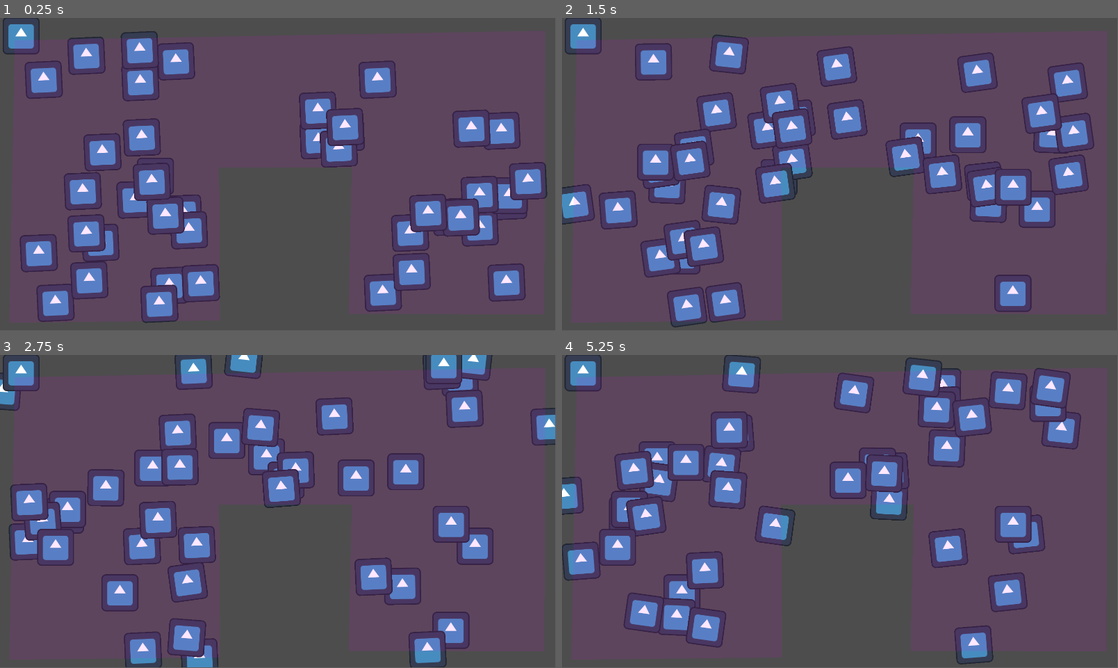
Above: before the commit, frames 1-4 (two rows, left to right).
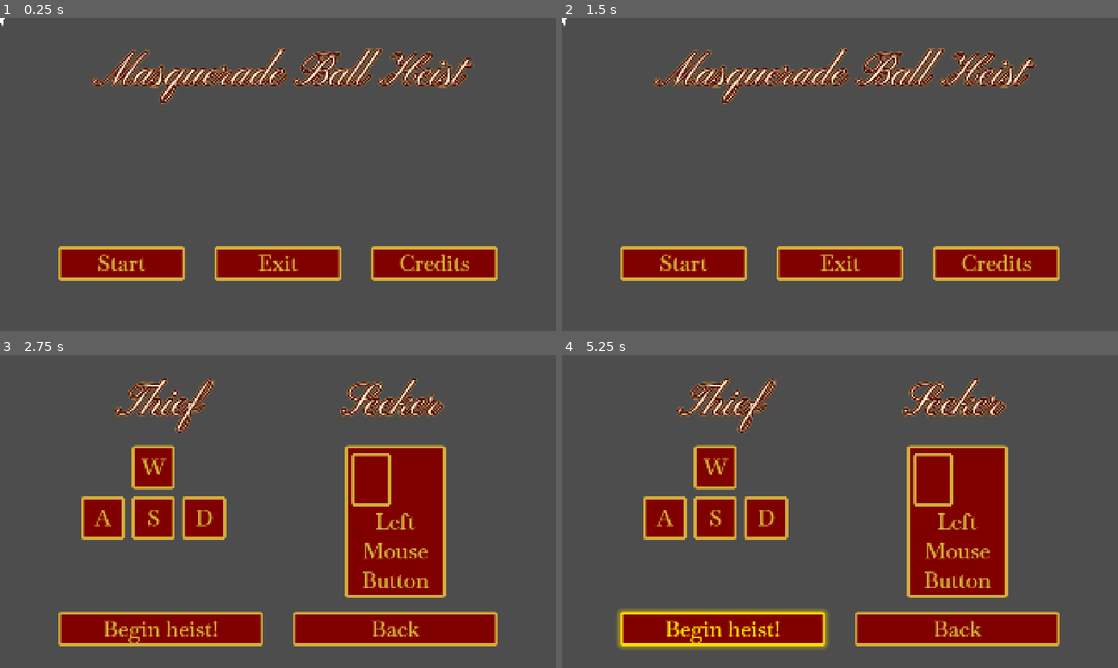
Above: after the commit, the same moments.

Repository: kscd/masquerade-ball-heist
Game: Godot game, scene res://scenes/main_menu/main.tscn
Same seed, same stepped clock (60 frames per second), same inputs: the game is played once before the commit and once after it. Before the commit the project starts from res://scenes/spawner_test.tscn. The engine's default icon, where the game draws it, is replaced by a stand-in: a white triangle on a blue panel in a dark square.
Inputs (mouse positions are in pixels of both pictures, inside the frame that each line leads up to):
- Up to frame 1 (0.25 s): no input
- Up to frame 2 (1.5 s): click (995, 262) at 0.5 s, where only the run after the commit has a clickable "Credits"; click (840, 302) at 1.25 s, where only the run after the commit has a clickable "Back"
- Up to frame 3 (2.75 s): click (122, 599) at 2 s, where only the run after the commit has a clickable "Start"
- Up to frame 4 (5.25 s): click (956, 627) at 2.75 s, where only the run after the commit has a clickable "Back"; click (684, 599) at 3.5 s, where only the run after the commit has a clickable "Start"; click (723, 627) at 4.25 s, where only the run after the commit has a clickable "Begin heist!"; click (723, 627) at 5 s, where only the run after the commit has a clickable "Begin heist!"
In our replay, the window is 799x449 before the commit and 800x450 after it. These sizes can differ from the game's own. Grey fills any space a smaller window leaves; there, only what the larger window draws over its background counts as a difference.

The runs differ from the first frame. In frame 1, 27% of the frame differs, in the area x 0-99%, y 0-98%; in frame 2, 27%; in frame 3, 36%; in frame 4, 36%, in the area x 0-94%, y 0-99%.

Commit message:
feat: add player sprites

Diff:
--- a/project.godot
+++ b/project.godot
@@ -24,7 +24,7 @@
 
 window/size/viewport_width=1920
 window/size/viewport_height=1080
-window/size/resizable=false
+window/stretch/mode="canvas_items"
 
 [global_group]
 
--- a/scenes/crowd_agent.tscn
+++ b/scenes/crowd_agent.tscn
@@ -1,21 +1,24 @@
 [gd_scene format=3 uid="uid://cni6u1uipxgpi"]
 
-[ext_resource type="Script" path="res://scripts/crowd_agent.gd" id="1_ptrki"]
-[ext_resource type="Texture2D" uid="uid://bnoeahg7mcapv" path="res://icon.svg" id="2_w8vvl"]
+[ext_resource type="Script" uid="uid://dlkqcur77p5qi" path="res://scripts/crowd_agent.gd" id="1_ptrki"]
+[ext_resource type="Texture2D" uid="uid://ct4fd1jjxl74w" path="res://sprites/character-reference.png" id="2_qt0yl"]
 [ext_resource type="Script" uid="uid://de72u0s3082bh" path="res://scripts/movement.gd" id="2_xis0x"]
 
-[sub_resource type="RectangleShape2D" id="RectangleShape2D_w8vvl"]
+[sub_resource type="CircleShape2D" id="CircleShape2D_xis0x"]
+radius = 5.0
 
 [node name="CharacterBody2D" type="CharacterBody2D" unique_id=737167328]
 script = ExtResource("1_ptrki")
 
-[node name="Sprite2D" type="Sprite2D" parent="." unique_id=1329937936]
-texture = ExtResource("2_w8vvl")
-
-[node name="CollisionShape2D" type="CollisionShape2D" parent="." unique_id=445793727]
-unique_name_in_owner = true
-shape = SubResource("RectangleShape2D_w8vvl")
-
 [node name="MovementController" type="Node" parent="." unique_id=1560737005]
 unique_name_in_owner = true
 script = ExtResource("2_xis0x")
+
+[node name="CollisionShape2D" type="CollisionShape2D" parent="." unique_id=1668405674]
+unique_name_in_owner = true
+position = Vector2(0, 15)
+shape = SubResource("CircleShape2D_xis0x")
+
+[node name="Sprite2D" type="Sprite2D" parent="." unique_id=415238267]
+scale = Vector2(0.71875, 0.71875)
+texture = ExtResource("2_qt0yl")
--- a/scenes/player.tscn
+++ b/scenes/player.tscn
@@ -1,20 +1,22 @@
 [gd_scene format=3 uid="uid://c30c6v3tnaph1"]
 
 [ext_resource type="Script" uid="uid://de72u0s3082bh" path="res://scripts/movement.gd" id="1_g2els"]
-[ext_resource type="Texture2D" uid="uid://bnoeahg7mcapv" path="res://icon.svg" id="2_qhqgy"]
+[ext_resource type="Texture2D" uid="uid://ct4fd1jjxl74w" path="res://sprites/character-reference.png" id="1_qhqgy"]
 [ext_resource type="Script" uid="uid://p3wkkm523vyh" path="res://scripts/thief_controller.gd" id="3_qhqgy"]
 
-[sub_resource type="RectangleShape2D" id="RectangleShape2D_dqkch"]
-size = Vector2(126, 126)
+[sub_resource type="CircleShape2D" id="CircleShape2D_qhqgy"]
+radius = 5.0
 
 [node name="Player" type="CharacterBody2D" unique_id=637585576 groups=["player"]]
 collision_mask = 3
 
 [node name="CollisionShape2D" type="CollisionShape2D" parent="." unique_id=1395806930]
-shape = SubResource("RectangleShape2D_dqkch")
+position = Vector2(0, 15)
+shape = SubResource("CircleShape2D_qhqgy")
 
 [node name="Sprite2D" type="Sprite2D" parent="." unique_id=2091825122]
-texture = ExtResource("2_qhqgy")
+scale = Vector2(0.71875, 0.71875)
+texture = ExtResource("1_qhqgy")
 
 [node name="InputHandler" type="Node" parent="." unique_id=1696016644]
 script = ExtResource("3_qhqgy")
--- a/scenes/sam.tscn
+++ b/scenes/sam.tscn
@@ -5,6 +5,9 @@
 [ext_resource type="PackedScene" uid="uid://bxlyvl12pgcvr" path="res://scenes/obstacle/obstacle.tscn" id="3_3qupv"]
 [ext_resource type="PackedScene" uid="uid://fgnq6frat0i3" path="res://scenes/seeker.tscn" id="4_hu0ac"]
 [ext_resource type="PackedScene" uid="uid://0dt8el4fbxxp" path="res://scenes/hud.tscn" id="5_3x846"]
+[ext_resource type="Texture2D" uid="uid://sc52d2ue8ugc" path="res://sprites/mansion-reference.png" id="6_cdoi4"]
+[ext_resource type="PackedScene" path="res://scenes/spawner.tscn" id="7_sm15i"]
+[ext_resource type="PackedScene" uid="uid://d25fgre156d1g" path="res://scenes/crowd_manager.tscn" id="8_j82p7"]
 
 [node name="Sam" type="Node2D" unique_id=2027881017]
 
@@ -15,8 +18,47 @@
 position = Vector2(468, 435)
 
 [node name="Obstacle" parent="." unique_id=1070146420 instance=ExtResource("3_3qupv")]
-position = Vector2(951, 442)
+position = Vector2(1241, 410)
 
 [node name="Seeker" parent="." unique_id=1225841198 instance=ExtResource("4_hu0ac")]
 
 [node name="HUD" parent="." unique_id=925397185 instance=ExtResource("5_3x846")]
+
+[node name="Sprite2D" type="Sprite2D" parent="." unique_id=1683676282]
+position = Vector2(959.5, 542.5)
+scale = Vector2(0.46850586, 0.47092015)
+texture = ExtResource("6_cdoi4")
+
+[node name="Spawner" parent="." unique_id=1610160643 node_paths=PackedStringArray("spawn_poly") instance=ExtResource("7_sm15i")]
+spawn_count = 55
+spawn_poly = NodePath("../Polygon2D")
+
+[node name="CrowdManager" parent="." unique_id=61583125 instance=ExtResource("8_j82p7")]
+
+[node name="Polygon2D" type="Polygon2D" parent="." unique_id=1558515404]
+color = Color(1, 0, 1, 0.09411765)
+invert_border = 0.1
+polygon = PackedVector2Array(51, 77, 32, 1054, 760, 1046, 758, 518, 1216, 516, 1205, 1023, 1883, 1025, 1885, 44)
+
+[node name="StaticBody2D" type="StaticBody2D" parent="." unique_id=92579591]
+
+[node name="CollisionPolygon2D" type="CollisionPolygon2D" parent="StaticBody2D" unique_id=1882635119]
+visible = false
+position = Vector2(198, 192.00002)
+scale = Vector2(0.394437, 0.33203956)
+polygon = PackedVector2Array(15, 17, 301, 484, 761, 419, 533, 140, 218, 225)
+
+[node name="CollisionPolygon2D2" type="CollisionPolygon2D" parent="StaticBody2D" unique_id=1698742592]
+polygon = PackedVector2Array(-3, 1083, 1932, 1085, 2111, 1270, -154, 1255)
+
+[node name="CollisionPolygon2D3" type="CollisionPolygon2D" parent="StaticBody2D" unique_id=1827288317]
+polygon = PackedVector2Array(-2, 1099, -2, -22, -189, -203, -146, 1270)
+
+[node name="CollisionPolygon2D4" type="CollisionPolygon2D" parent="StaticBody2D" unique_id=556958734]
+polygon = PackedVector2Array(1945, 5, -15, -2, -220, -232, 2134, -225)
+
+[node name="CollisionPolygon2D5" type="CollisionPolygon2D" parent="StaticBody2D" unique_id=1473265122]
+polygon = PackedVector2Array(2111, 1284, 1918, 1087, 1920, -53, 2156, -248)
+
+[node name="CollisionPolygon2D6" type="CollisionPolygon2D" parent="StaticBody2D" unique_id=997325234]
+polygon = PackedVector2Array(770, 1163, 760, 514, 1197, 524, 1199, 1204)
--- a/scenes/seeker.tscn
+++ b/scenes/seeker.tscn
@@ -2,5 +2,5 @@
 
 [ext_resource type="Script" uid="uid://ba70pn5axhi37" path="res://scripts/seeker_controller.gd" id="1_1eco6"]
 
-[node name="Node2D" type="Node2D" unique_id=1225841198]
+[node name="Seeker" type="Node2D" unique_id=1225841198]
 script = ExtResource("1_1eco6")
--- a/scenes/spawner_test.tscn
+++ b/scenes/spawner_test.tscn
@@ -21,6 +21,7 @@
 [node name="StaticBody2D" type="StaticBody2D" parent="." unique_id=803088480]
 
 [node name="CollisionPolygon2D" type="CollisionPolygon2D" parent="StaticBody2D" unique_id=1918175272]
+visible = false
 position = Vector2(198, 192.00002)
 scale = Vector2(0.394437, 0.33203956)
 polygon = PackedVector2Array(15, 17, 301, 484, 761, 419, 533, 140, 218, 225)
--- a/scripts/movement.gd
+++ b/scripts/movement.gd
@@ -1,6 +1,6 @@
 extends Node
 
-@export var max_speed = 300.0
+@export var max_speed = 150.0
 @export var acceleration = 1500.0
 @export var friction = 1200.0
 
@@ -40,10 +40,16 @@
 	hop_tween = create_tween().set_loops()
 
 	hop_tween.tween_property(sprite, "position:y", -10, 0.15).set_trans(Tween.TRANS_SINE)
-	hop_tween.parallel().tween_property(sprite, "rotation_degrees", 8, 0.15)
+	hop_tween.parallel().tween_property(sprite, "rotation_degrees", 2, 0.15)
 
 	hop_tween.tween_property(sprite, "position:y", 0, 0.15).set_trans(Tween.TRANS_SINE)
-	hop_tween.parallel().tween_property(sprite, "rotation_degrees", -8, 0.15)
+	hop_tween.parallel().tween_property(sprite, "rotation_degrees", -2, 0.15)
+
+	hop_tween.tween_property(sprite, "position:y", -10, 0.15).set_trans(Tween.TRANS_SINE)
+	hop_tween.parallel().tween_property(sprite, "rotation_degrees", -2, 0.15)
+
+	hop_tween.tween_property(sprite, "position:y", 0, 0.15).set_trans(Tween.TRANS_SINE)
+	hop_tween.parallel().tween_property(sprite, "rotation_degrees", 2, 0.15)
 
 func stop_hop():
 	if not is_hopping: return
Not shown: 1 places in scenes/spawner_test.tscn that only renumber resources
Binary file added: sprites/character-reference.png
Not shown, added: sprites/character-reference.png.import
Binary file added: sprites/mansion-reference.png
Not shown, added: sprites/mansion-reference.png.import
